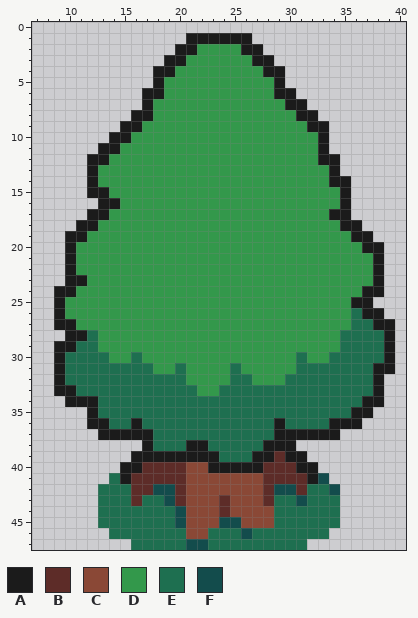
Edited in one commit: pixel-art sprite (Roguelike_unity/Assets/Art/Environment/Tree_3.png). The picture above is the old version.
The file is 48x48 pixels. Shown: x 7..40, y 0..47.
Palette (. is transparent): A #1b1b1b  B #5d2c28  C #8a4836  D #33984b  E #1e6f50  F #134c4c
After:
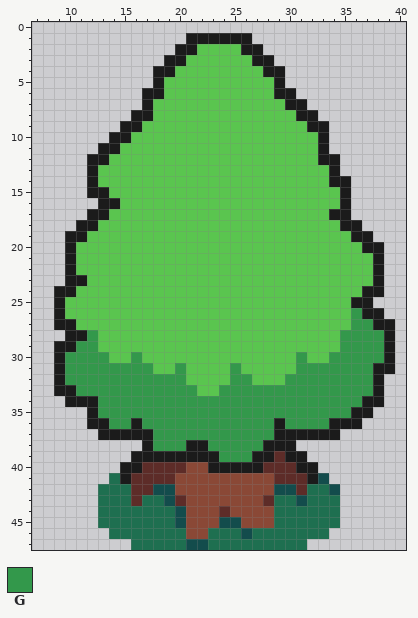
Colours new in this view: G #33984b
Edits made:
@@ palette @@
-D #33984b
+D #5ac54f
@@ x 7..40 @@
 25 ..ADDDDDDDDDDDDDDDDDDDDDDDDDDAA...
-26 ..ADDDDDDDDDDDDDDDDDDDDDDDDDDEAA..
-27 ..AADDDDDDDDDDDDDDDDDDDDDDDDDEEAA.
-28 ...AAEDDDDDDDDDDDDDDDDDDDDDDEEEEA.
-29 ..AAEEDDDDDDDDDDDDDDDDDDDDDDEEEEA.
-30 ..AEEEEDDEDDDDDDDDDDDDDDEDDEEEEEA.
-31 ..AEEEEEEEEDDEDDDDEDDDDDEEEEEEEAA.
-32 ..AEEEEEEEEEEEDDDDEEDDDEEEEEEEEA..
-33 ..AAEEEEEEEEEEEDDEEEEEEEEEEEEEEA..
-34 ...AAAEEEEEEEEEEEEEEEEEEEEEEEEAA..
-35 .....AEEEEEEEEEEEEEEEEEEEEEEEAA...
-36 .....AAEEAEEEEEEEEEEEEAEEEEAAA....
-37 ......AAAAAEEEEEEEEEEEAAAAAA......
-38 ..........AEEEAAEEEEEAAA..........
-39 .........AAAAAAAAEEEAABAA.........
+26 ..ADDDDDDDDDDDDDDDDDDDDDDDDDDGAA..
+27 ..AADDDDDDDDDDDDDDDDDDDDDDDDDGGAA.
+28 ...AAGDDDDDDDDDDDDDDDDDDDDDDGGGGA.
+29 ..AAGGDDDDDDDDDDDDDDDDDDDDDDGGGGA.
+30 ..AGGGGDDGDDDDDDDDDDDDDDGDDGGGGGA.
+31 ..AGGGGGGGGDDGDDDDGDDDDDGGGGGGGAA.
+32 ..AGGGGGGGGGGGDDDDGGDDDGGGGGGGGA..
+33 ..AAGGGGGGGGGGGDDGGGGGGGGGGGGGGA..
+34 ...AAAGGGGGGGGGGGGGGGGGGGGGGGGAA..
+35 .....AGGGGGGGGGGGGGGGGGGGGGGGAA...
+36 .....AAGGAGGGGGGGGGGGGAGGGGAAA....
+37 ......AAAAAGGGGGGGGGGGAAAAAA......
+38 ..........AGGGAAGGGGGAAA..........
+39 .........AAAAAAAAGGGAABAA.........
 40 ........AABBBBCCAAAAABBBAA........
-41 .......EABBBBBCCCCCCCBBBBAF.......
-42 ......EEEBBFFBCCCCCCCBFFBEEF......
-43 ......EEEBEEFBCCCBCCCBEEFEEE......
+41 .......EABBBBCCCCCCCCCBBBAF.......
+42 ......EEEBBFFCCCCCCCCCFFBEEF......
+43 ......EEEBEEFBCCCCCCCBEEFEEE......
 44 ......EEEEEEEFCCCBCCCCEEEEEE......
Where, in picture pixels (left, top, right, bottom), the same in both pictures:
changed: (65, 44, 384, 506)
